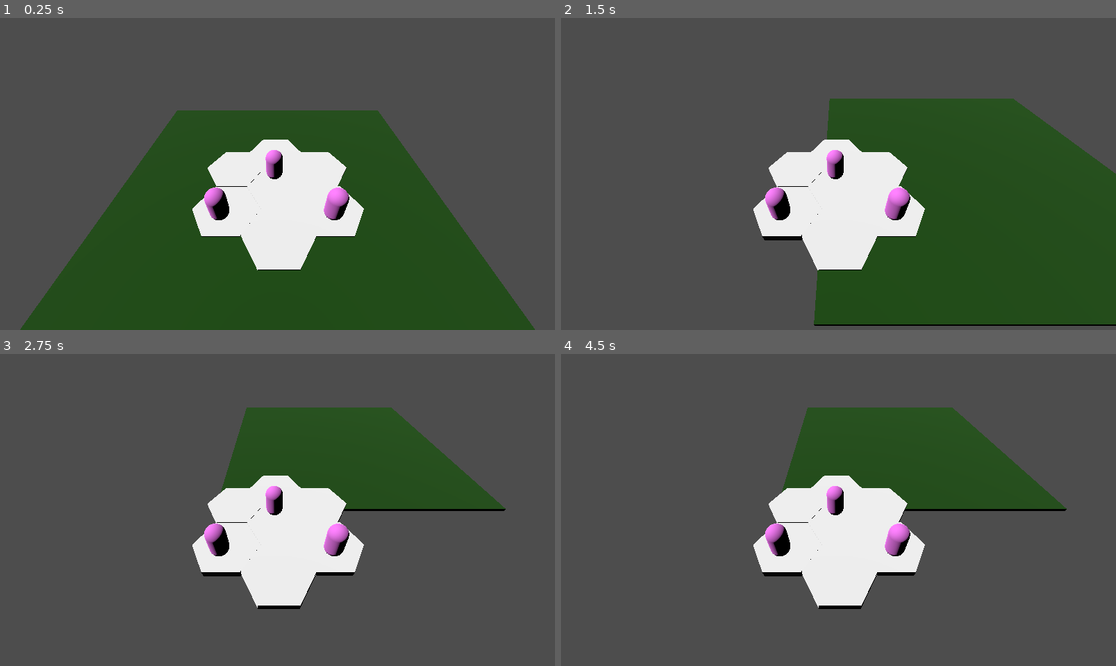
Above: before the commit, frames 1-4 (two rows, left to right).
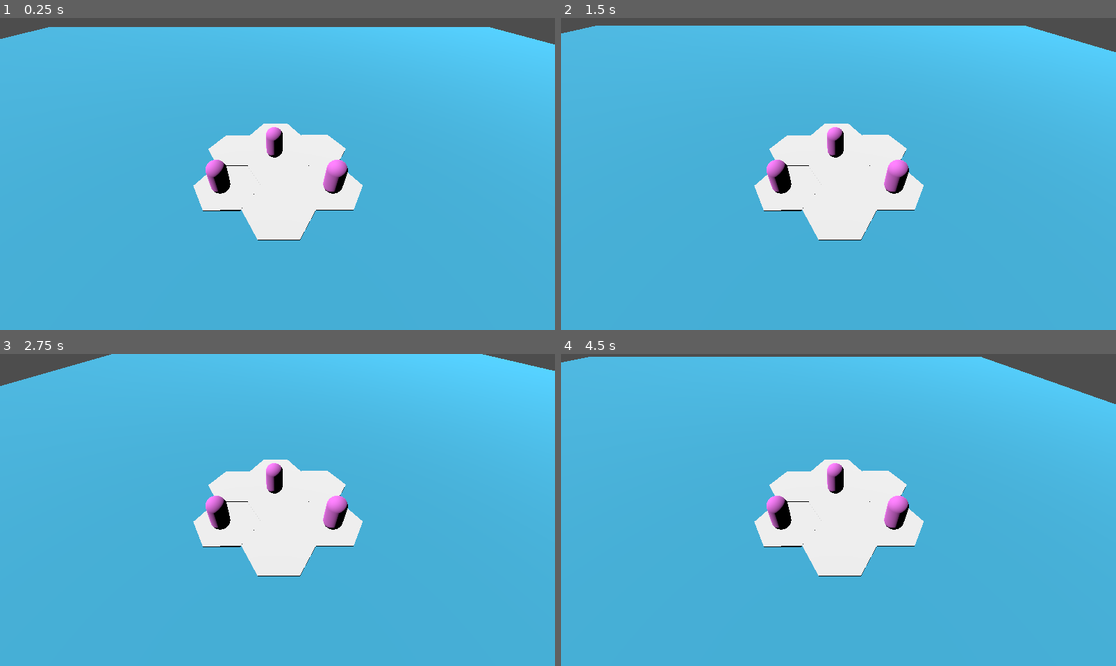
Above: after the commit, the same moments.

Repository: andrewdlanham/untitled-auto-battler
Game: Godot game, scene res://main.tscn
The game is run twice, just before and just after one commit, with the same random seed, the same clock (stepped at 60 frames per second) and the same inputs.
Inputs (mouse positions are in pixels of both pictures, inside the frame that each line leads up to):
- Up to frame 1 (0.25 s): no input
- Up to frame 2 (1.5 s): tap Enter at 0.5 s; move the mouse to (960, 158) at 0.52 s; click (960, 158) at 0.6 s; tap Space at 1.25 s; move the mouse to (727, 189) at 1.27 s; click (727, 189) at 1.35 s
- Up to frame 3 (2.75 s): tap Enter at 2 s; move the mouse to (333, 441) at 2.02 s; click (333, 441) at 2.1 s
- Up to frame 4 (4.5 s): tap Space at 2.75, 4.25 s; move the mouse to (810, 572) at 2.77 s; click (810, 572) at 2.85 s; tap Enter at 3.5 s; move the mouse to (1005, 556) at 3.52 s; click (1005, 556) at 3.6 s; move the mouse to (672, 463) at 4.27 s; click (672, 463) at 4.35 s

The runs differ from the first frame. In frame 1, 92% of the frame differs, in the area x 0-100%, y 2-100%; in frame 2, 92%; in frame 3, 94%, in the area x 0-100%, y 0-100%; in frame 4, 93%.

Commit message:
Refactored drag / drop script

Diff:
--- a/autobattler/drag_and_drop.gd
+++ b/autobattler/drag_and_drop.gd
@@ -1,42 +1,44 @@
 extends Node3D
 
-const RAY_LENGTH = 500
+const RAY_LENGTH = 1000
 
 @onready var camera: Camera3D = %Camera3D
 
-var isDraggingObject
-var objectToDrag
+var is_dragging
+var dragged_object
 
 func _process(delta):
-	if isDraggingObject:
-		var newPosition = get_raycast_intersect().position
-		if newPosition == null : return
-		newPosition.y = objectToDrag.global_position.y
-		objectToDrag.global_position = newPosition
+	if is_dragging: update_dragged_object_position()
 
 func _input(event):
-	var result = get_raycast_intersect()
 	if Input.is_action_just_pressed("LeftClick"):
 		print("Left click detected")
-		if !result.is_empty():
-			print(result.collider)
-			objectToDrag = result["collider"].get_node("CollisionShape3D")
-
-			print(objectToDrag)
-			isDraggingObject = true
+		var ray_intersect_dict = get_raycast_intersect()
+		if !ray_intersect_dict.is_empty():
+			dragged_object = ray_intersect_dict["collider"].get_node("CollisionShape3D")
+			is_dragging = true
 	elif Input.is_action_just_released("LeftClick"):
 		print("Left click released")
-		isDraggingObject = false
-		objectToDrag = null
+		dragged_object = null
+		is_dragging = false
+
 
 func get_raycast_intersect():
+	# TODO : Rename / refactor this function
 	var space_state = get_world_3d().direct_space_state
-	var mousepos = get_viewport().get_mouse_position()
-
-	var origin = camera.project_ray_origin(mousepos)
-	var end = origin + camera.project_ray_normal(mousepos) * RAY_LENGTH
+	var mouse_position = get_viewport().get_mouse_position()
+	var origin = camera.project_ray_origin(mouse_position)
+	var end = origin + camera.project_ray_normal(mouse_position) * RAY_LENGTH
 	var query = PhysicsRayQueryParameters3D.create(origin, end)
 	query.collide_with_areas = true
 
-	var result = space_state.intersect_ray(query)
-	return result
+	return space_state.intersect_ray(query)
+
+func update_dragged_object_position():
+	var updated_position = get_raycast_intersect().position
+	if updated_position:
+		dragged_object.global_position = Vector3(
+			updated_position.x,
+			dragged_object.global_position.y,
+			updated_position.z
+		)
--- a/autobattler/floor.tscn
+++ b/autobattler/floor.tscn
@@ -3,12 +3,13 @@
 [sub_resource type="BoxShape3D" id="BoxShape3D_twbhk"]
 
 [sub_resource type="StandardMaterial3D" id="StandardMaterial3D_5xsqo"]
-albedo_color = Color(0.0935808, 0.30075, 0, 1)
+albedo_color = Color(0.272283, 0.732158, 0.899054, 1)
 
 [sub_resource type="BoxMesh" id="BoxMesh_ec08e"]
 material = SubResource("StandardMaterial3D_5xsqo")
 
 [node name="Floor" type="Node3D"]
+transform = Transform3D(5, 0, 0, 0, 5, 0, 0, 0, 5, 0, 0, 0)
 
 [node name="Area3D" type="Area3D" parent="."]
 
--- a/autobattler/main.tscn
+++ b/autobattler/main.tscn
@@ -7,9 +7,12 @@
 
 [node name="Main" type="Node3D"]
 
+[node name="DragDropManager" type="Node3D" parent="."]
+script = ExtResource("3_ep364")
+
 [node name="Camera3D" type="Camera3D" parent="."]
 unique_name_in_owner = true
-transform = Transform3D(-4.37114e-08, -0.707107, 0.707107, 0, 0.707107, 0.707107, -1, 3.09086e-08, -3.09086e-08, 5, 5, 0)
+transform = Transform3D(-4.37114e-08, -0.707107, 0.707107, 0, 0.707107, 0.707107, -1, 3.09086e-08, -3.09086e-08, 5.53644, 4.58901, 0)
 
 [node name="DirectionalLight3D" type="DirectionalLight3D" parent="."]
 transform = Transform3D(1, 0, 0, 0, 0.543687, 0.839288, 0, -0.839288, 0.543687, 0, 1.69348, 0)
@@ -46,8 +49,5 @@
 [node name="Test-unit3" parent="." instance=ExtResource("2_ti2v6")]
 transform = Transform3D(1, 0, 0, 0, 1, 0, 0, 0, 1, 0.553379, 0.931192, 0.0922633)
 
-[node name="DragDropManager" type="Node3D" parent="."]
-script = ExtResource("3_ep364")
-
 [node name="Floor" parent="." instance=ExtResource("4_luv8w")]
-transform = Transform3D(1, 0, 0, 0, 1, 0, 0, 0, 1, 0.597673, 0.0249579, -0.00183477)
+transform = Transform3D(5, 0, 0, 0, 5, 0, 0, 0, 5, 2.26459, -0.189333, 0.957795)
